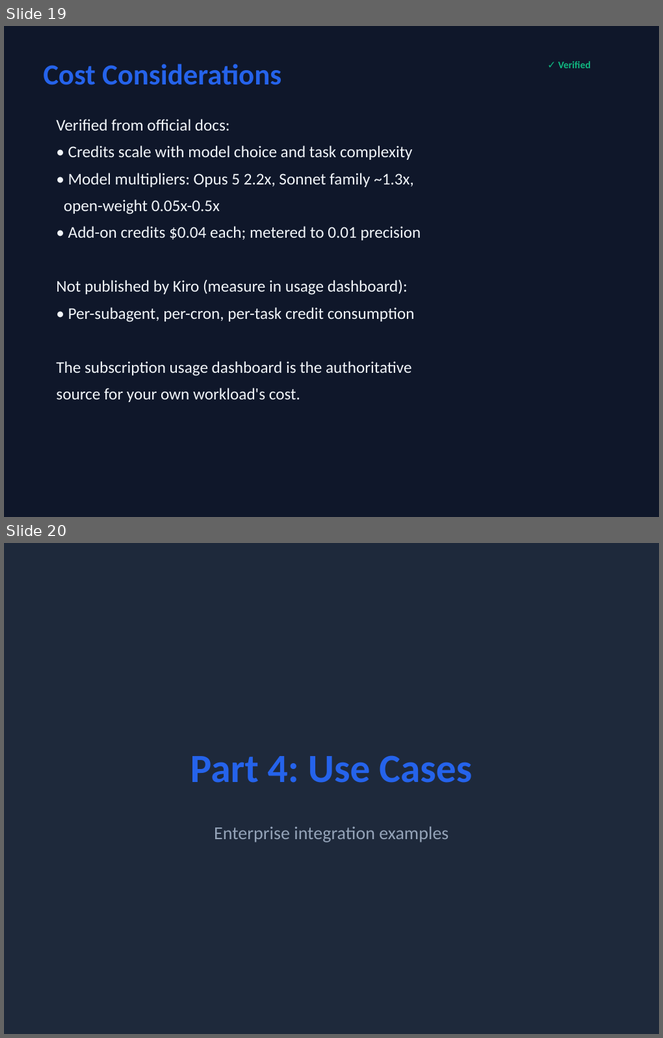
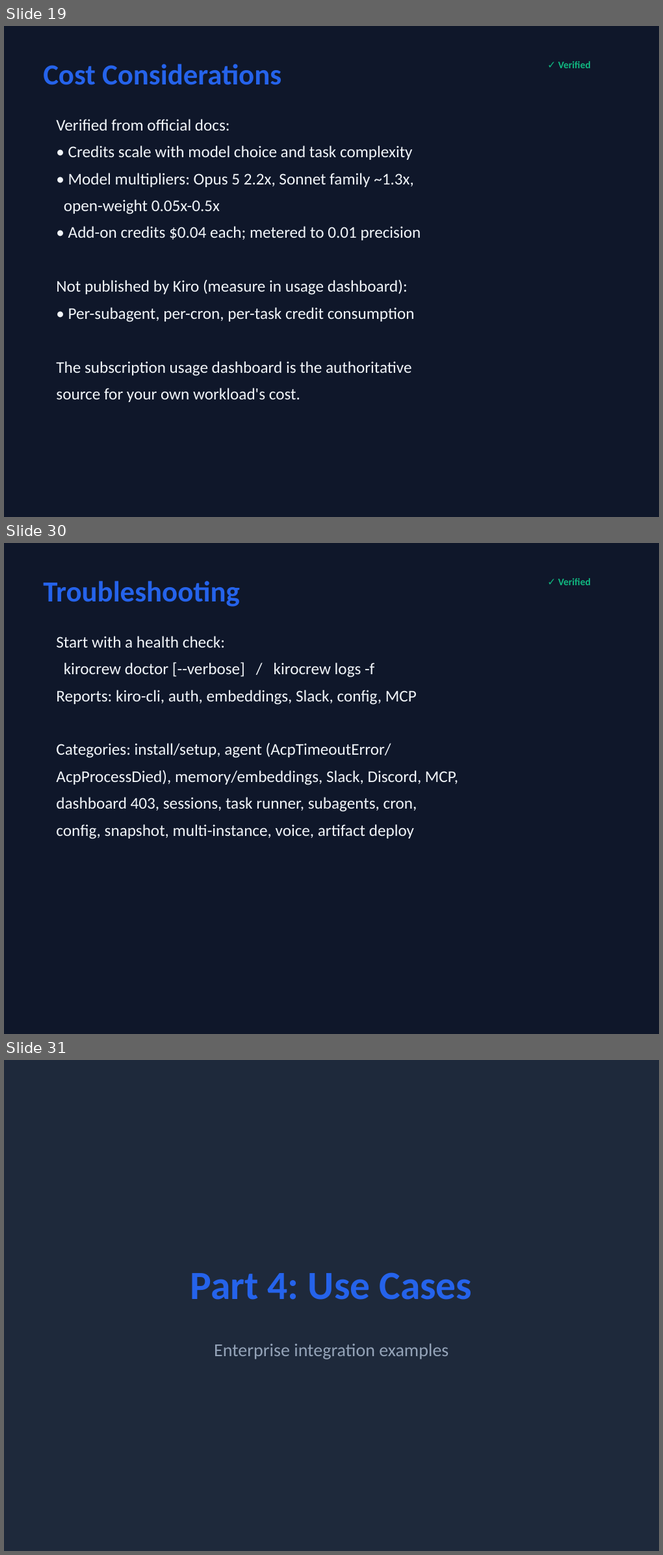
Before and after one commit to timwukp/Kiro-Crew-Training, a slide deck: kiro-crew-training.pptx. Shown one above the other, each under a label of ours: slides 19 and 20 before the commit, slides 19, 30 and 31 after it; the slides between them are not shown. The pictures are 663x1038 and 663x1555 pixels, drawn with LibreOffice and Linux fonts; fonts in the diff are those of the drawing. Boxes give left, top, right and bottom in pixels: in the first picture for what was removed or moved away, otherwise in the second. Text is boxed around its words. In the diff, an @@ line names an element or a change of style, - is before the commit and + after.

Commit message:
Add 10 advanced/enterprise sections (Security, Running 24/7, Interfaces, Chat, Capabilities, Configuration, Multi-instance, Snapshot, Apps, Troubleshooting) for full docs/crew coverage; pptx 29->40 slides

```diff
--- a/kiro-crew-training.pptx
+++ b/kiro-crew-training.pptx
@@ slide 30 added at (x1=4, y1=543, x2=659, y2=1034), background #0F172A @@
@@ text added at (x1=43, y1=581, x2=240, y2=607), 32 pt, text #2563EB, bold @@
+Troubleshooting
@@ text added at (x1=558, y1=578, x2=591, y2=585), 11 pt, text #10B981, bold @@
+✓ Verified
@@ text added at (x1=56, y1=636, x2=458, y2=839), 18 pt, text #F1F5F9 @@
+Start with a health check:
+kirocrew doctor [--verbose] / kirocrew logs -f
+Reports: kiro-cli, auth, embeddings, Slack, config, MCP
+Categories: install/setup, agent (AcpTimeoutError/
+AcpProcessDied), memory/embeddings, Slack, Discord, MCP,
+dashboard 403, sessions, task runner, subagents, cron,
+config, snapshot, multi-instance, voice, artifact deploy
@@ what was slide 20 is now slide 31 @@
```
Also in this commit, not shown: 10 other slides added, 2 other files.
